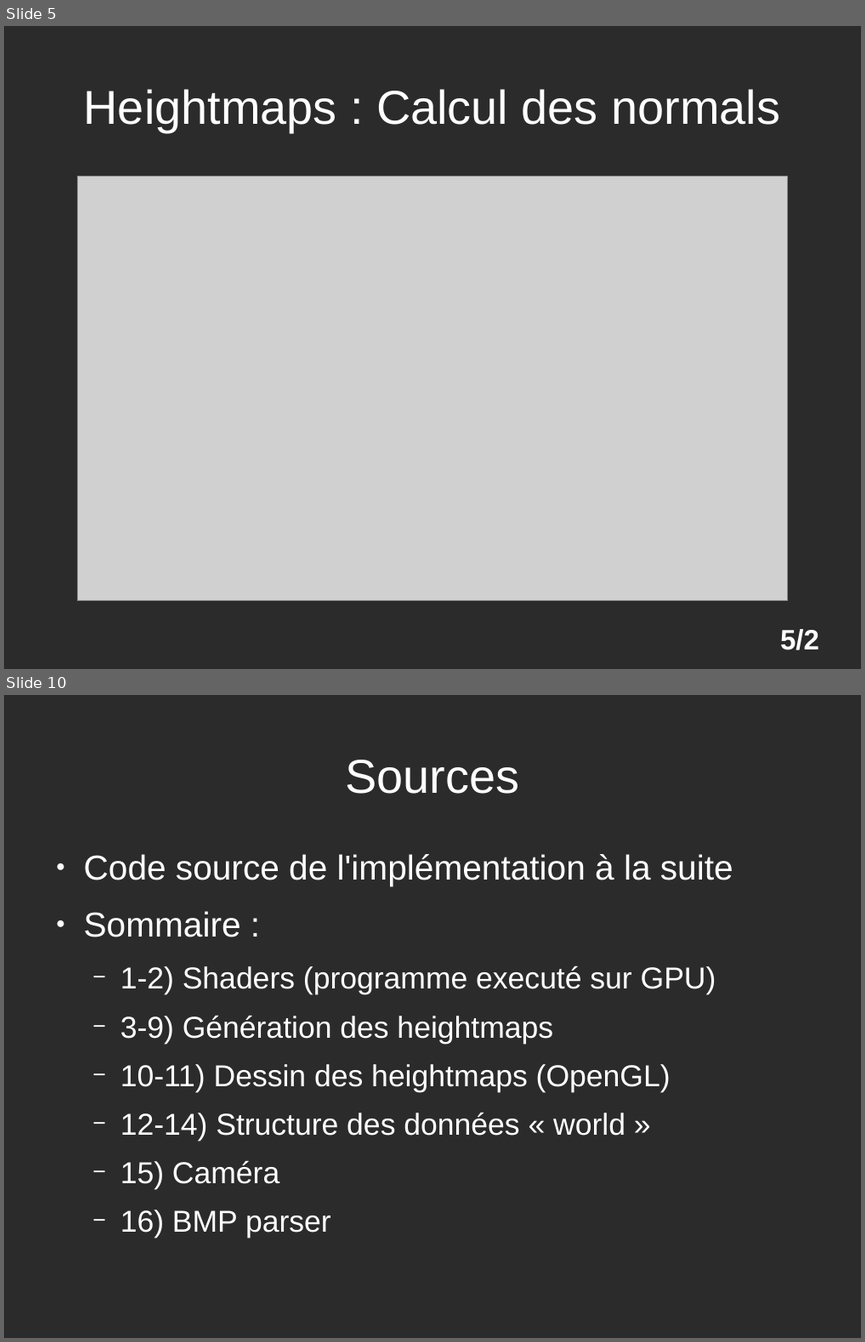
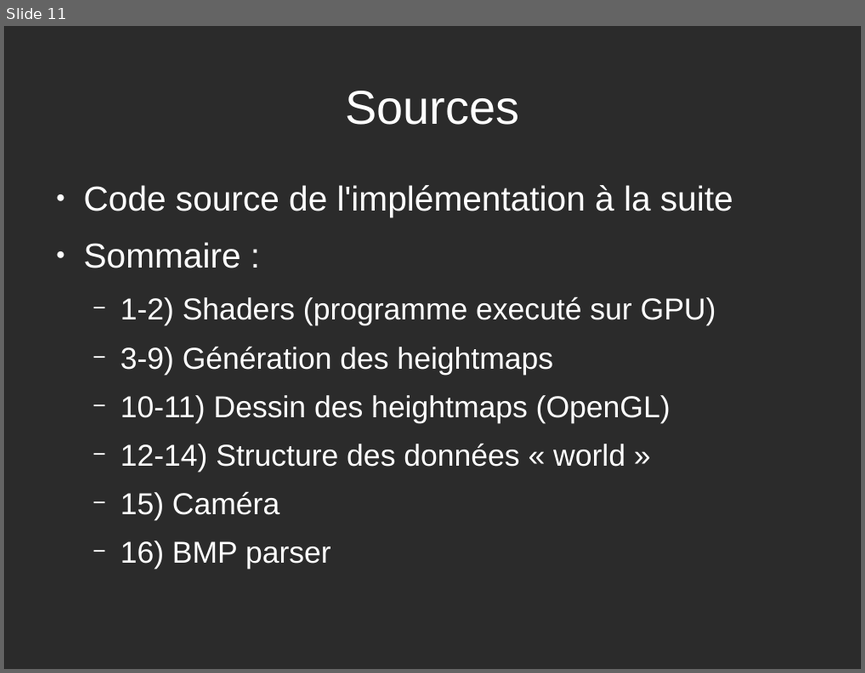
Before and after one commit to rpereira-dev/heightmaps_renderer, a slide deck: TIPE/presentation.odp. Shown one above the other, each under a label of ours: slides 5 and 10 before the commit, slide 11 after it; the slides between them are not shown. The pictures are 865x1342 and 865x673 pixels, drawn with LibreOffice and Linux fonts; fonts in the diff are those of the drawing; grey boxes stand for pictures; background and template pictures are left out; a plain dark background stands for a picture behind light text. Boxes give left, top, right and bottom in pixels: in the first picture for what was removed or moved away, otherwise in the second. Text is boxed around its words. In the diff, an @@ line names an element or a change of style, - is before the commit and + after.

```diff
--- a/TIPE/presentation.odp
+++ b/TIPE/presentation.odp
@@ slide 5 removed at (4, 26, 861, 669), background picture (left out) @@
@@ title removed at (84, 89, 780, 132) @@
-Heightmaps : Calcul des normals
@@ picture removed at (77, 176, 787, 601) @@
@@ page number removed at (780, 629, 819, 650) @@
-5/2
@@ what was slide 10 is now slide 11 @@
```
Also in this commit, not shown: 3 slides changed, 7 slides added, 21 other slides removed, 47 other files.
